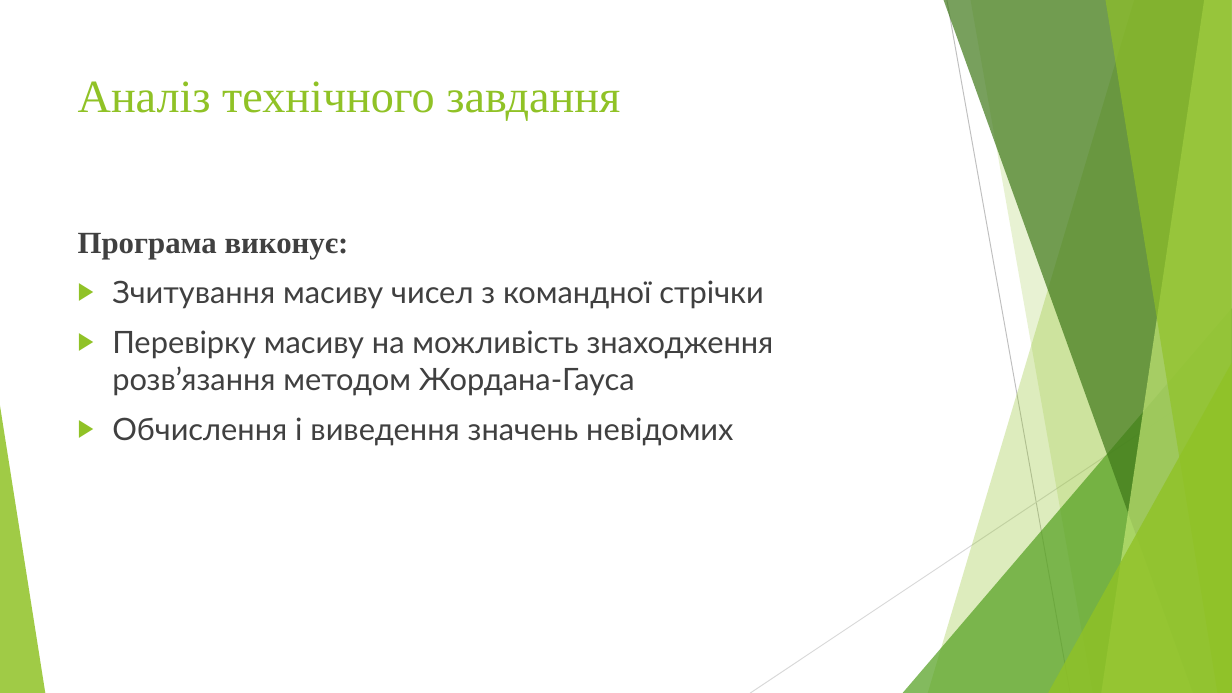
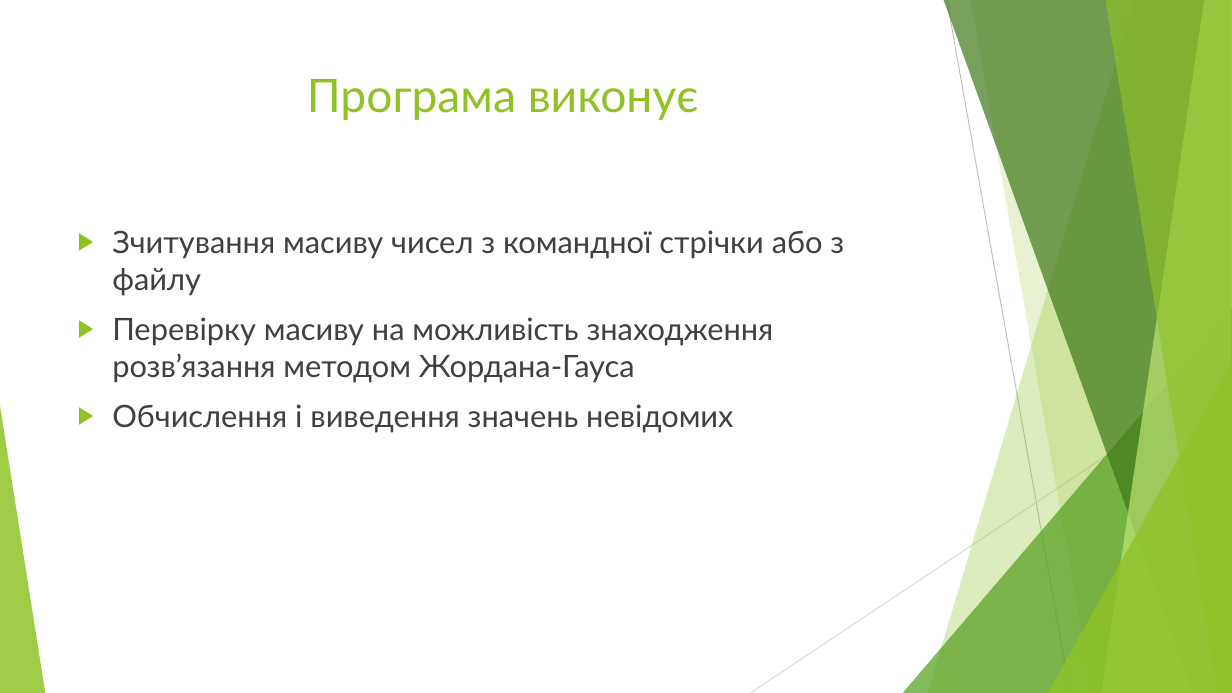
Before and after one commit to vornatovska/CourseraAlg2015CS, a slide deck: slide 5 of Project_CS-21-Maksym-Radchuk/docs/presentation.pptm (slide 4 before the commit). Drawn at 1232x693 pixels with LibreOffice and Linux fonts; fonts in the diff are those of the drawing. Boxes give left, top, right and bottom in pixels: in the first picture for what was removed or moved away, otherwise in the second. Text is boxed around its words. In the diff, an @@ line names an element or a change of style, - is before the commit and + after.

```diff
--- a/Project_CS-21-Maksym-Radchuk/docs/presentation.pptm
+++ b/Project_CS-21-Maksym-Radchuk/docs/presentation.pptm
@@ title at bbox=[307, 79, 699, 120]: text changed; font Times New Roman to Lato @@
-Аналіз технічного завдання
+Програма виконує
@@ text at bbox=[112, 230, 844, 296]: text changed @@
-Програма виконує:
-▶ Зчитування масиву чисел з командної стрічки
+▶ Зчитування масиву чисел з командної стрічки або з файлу
```
Also in this commit, not shown: 2 other slides changed, 3 slides added, 3 other files.
